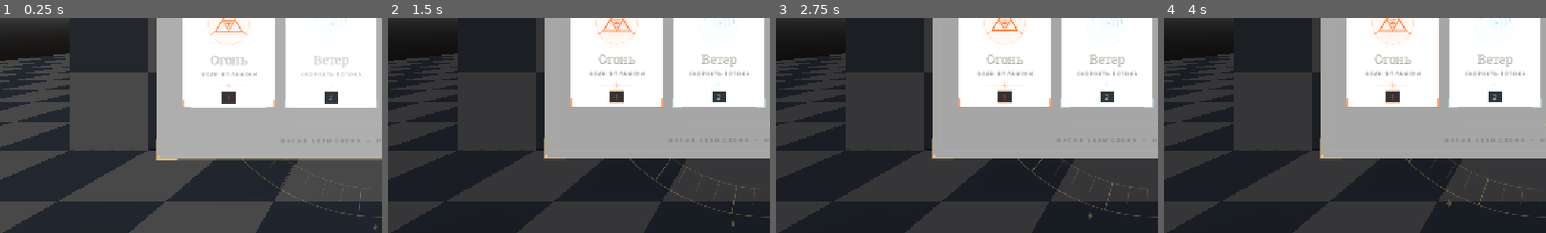
Above: before the commit, frames 1-4 (left to right).
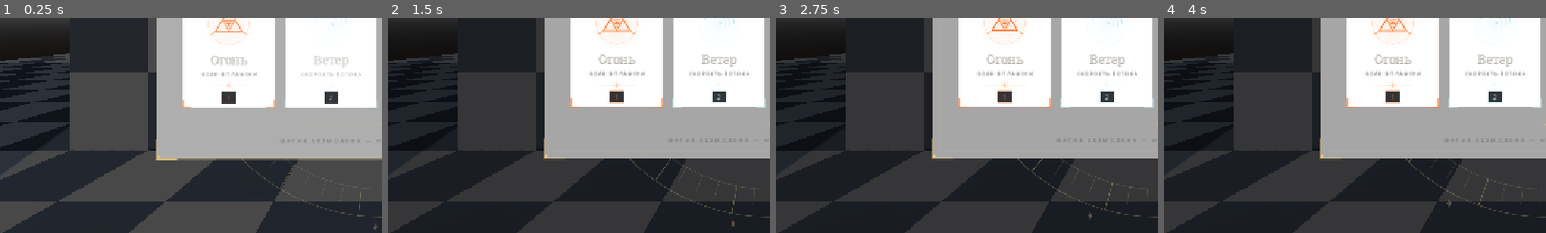
Above: after the commit, the same moments.

Repository: Tunwell1/test-game
Game: Godot game, scene res://main.tscn
Same seed, same stepped clock (60 frames per second), same inputs: the game is played once before the commit and once after it.
Inputs (mouse positions are % of the whole screen's width and height, from its top left):
- Up to frame 1 (0.25 s): no input
- Up to frame 2 (1.5 s): tap Enter at 0.5 s; move the mouse to (72, 45) at 0.52 s; hold D (move_right) 0.53-1.28 s; tap E (interact) at 0.6 s; click (72, 45) at 0.67 s; tap Space (jump) at 0.77 s; move the mouse to (30, 55) at 1.27 s; hold S (move_back) from 1.28 s (still down); tap F (cast_spell) at 1.35 s
- Up to frame 3 (2.75 s): tap Space (jump) at 1.52 s; tap E (interact) at 1.55, 2.3 s; move the mouse to (60, 28) at 2.02 s; release S (move_back) at 2.03 s; hold D (move_right) from 2.03 s (still down); hold Ctrl (crouch) from 2.03 s (still down)
- Up to frame 4 (4 s): move the mouse to (45, 70) at 2.77 s; release D (move_right) at 2.78 s; release Ctrl (crouch) at 2.78 s; hold W (move_forward) 2.78-3.53 s; tap E (interact) at 2.85, 3.8 s; click (45, 70) at 2.92 s; tap Space (jump) at 3.02, 3.5, 3.77 s; move the mouse to (80, 65) at 3.52 s; hold A (move_left) from 3.53 s (still down); tap Q (next_spell) at 3.6 s
The pictures show only the part of the screen within x 0-50%, y 50-100%; the shares and areas given below are measured in that part.

The runs differ from the first frame. In frame 1, 4.4% of the frame differs, in the area x 0-19%, y 20-74%; in frame 2, less than 0.1%; in frame 3, less than 0.1%; in frame 4, less than 0.1%.

Commit message:
imported glb default wall

Diff:
--- a/main.tscn
+++ b/main.tscn
@@ -1,11 +1,11 @@
-[gd_scene load_steps=6 format=3 uid="uid://c8x4qvf0main1"]
+[gd_scene format=3 uid="uid://c8x4qvf0main1"]
 
-[ext_resource type="Material" uid="uid://checkerboardmat01" path="res://materials/checkerboard_mat.tres" id="1_mat"]
+[ext_resource type="Material" uid="uid://bi7gbvjcc7sbo" path="res://materials/checkerboard_mat.tres" id="1_mat"]
 [ext_resource type="PackedScene" uid="uid://bhi4jx35v07ov" path="res://player.tscn" id="2_player"]
-
-[ext_resource type="Script" path="res://Interactable.gd" id="3_interact"]
-[ext_resource type="Script" path="res://enemy.gd" id="4_enemy"]
-[ext_resource type="Script" path="res://enemy_health_overlay.gd" id="5_overlay"]
+[ext_resource type="Script" uid="uid://cwgtp0lhnuofk" path="res://Interactable.gd" id="3_interact"]
+[ext_resource type="Script" uid="uid://b1x4r37k0c073" path="res://enemy.gd" id="4_enemy"]
+[ext_resource type="Script" uid="uid://cnjr2p75ao1pj" path="res://enemy_health_overlay.gd" id="5_overlay"]
+[ext_resource type="PackedScene" uid="uid://bi1j5hedcmsdx" path="res://Wall.glb" id="6_7mycd"]
 
 [sub_resource type="ProceduralSkyMaterial" id="ProceduralSkyMaterial_1"]
 sky_horizon_color = Color(0.64625, 0.65575, 0.67075, 1)
@@ -48,94 +48,97 @@
 [sub_resource type="BoxShape3D" id="BoxShape_step"]
 size = Vector3(2, 0.25, 0.6)
 
-[node name="Main" type="Node3D"]
+[node name="Main" type="Node3D" unique_id=586953403]
 
-[node name="WorldEnvironment" type="WorldEnvironment" parent="."]
+[node name="WorldEnvironment" type="WorldEnvironment" parent="." unique_id=169900406]
 environment = SubResource("Environment_1")
 
-[node name="DirectionalLight3D" type="DirectionalLight3D" parent="."]
+[node name="DirectionalLight3D" type="DirectionalLight3D" parent="." unique_id=319603576]
 transform = Transform3D(0.866025, -0.25, 0.433013, 0, 0.866025, 0.5, -0.5, -0.433013, 0.75, 0, 10, 0)
 shadow_enabled = true
 
-[node name="EnemyA" type="CharacterBody3D" parent="."]
+[node name="EnemyA" type="CharacterBody3D" parent="." unique_id=1147502110]
 transform = Transform3D(1, 0, 0, 0, 1, 0, 0, 0, 1, -8, 0.1, 6)
 script = ExtResource("4_enemy")
 patrol_offsets = Array[Vector3]([Vector3(0, 0, 0), Vector3(6, 0, 0)])
 
-[node name="EnemyB" type="CharacterBody3D" parent="."]
+[node name="EnemyB" type="CharacterBody3D" parent="." unique_id=1584138069]
 transform = Transform3D(1, 0, 0, 0, 1, 0, 0, 0, 1, 8, 0.1, -8)
 script = ExtResource("4_enemy")
 patrol_offsets = Array[Vector3]([Vector3(0, 0, 0), Vector3(0, 0, 6), Vector3(-5, 0, 6)])
 
-[node name="Player" parent="." instance=ExtResource("2_player")]
+[node name="Player" parent="." unique_id=541604900 instance=ExtResource("2_player")]
 transform = Transform3D(1, 0, 0, 0, 1, 0, 0, 0, 1, 0, 0.1, 0)
 
-[node name="Floor" type="StaticBody3D" parent="."]
+[node name="Floor" type="StaticBody3D" parent="." unique_id=421905340]
 transform = Transform3D(1, 0, 0, 0, 1, 0, 0, 0, 1, 0, -0.5, 0)
 
-[node name="MeshInstance3D" type="MeshInstance3D" parent="Floor"]
+[node name="MeshInstance3D" type="MeshInstance3D" parent="Floor" unique_id=751991865]
 mesh = SubResource("BoxMesh_floor")
 
-[node name="CollisionShape3D" type="CollisionShape3D" parent="Floor"]
+[node name="CollisionShape3D" type="CollisionShape3D" parent="Floor" unique_id=1018803777]
 shape = SubResource("BoxShape_floor")
 
-[node name="BoxLeft" type="StaticBody3D" parent="."]
+[node name="BoxLeft" type="StaticBody3D" parent="." unique_id=1548733277]
+transform = Transform3D(1, 0, 0, 0, 1, 0, 0, 0, 1, -3, 1, -4)
 collision_layer = 4
-transform = Transform3D(1, 0, 0, 0, 1, 0, 0, 0, 1, -3, 1, -4)
 script = ExtResource("3_interact")
 
-[node name="MeshInstance3D" type="MeshInstance3D" parent="BoxLeft"]
+[node name="MeshInstance3D" type="MeshInstance3D" parent="BoxLeft" unique_id=1040693522]
 mesh = SubResource("BoxMesh_box")
 
-[node name="CollisionShape3D" type="CollisionShape3D" parent="BoxLeft"]
+[node name="CollisionShape3D" type="CollisionShape3D" parent="BoxLeft" unique_id=1997848562]
 shape = SubResource("BoxShape_box")
 
-[node name="BoxRight" type="StaticBody3D" parent="."]
+[node name="BoxRight" type="StaticBody3D" parent="." unique_id=1774281862]
+transform = Transform3D(1, 0, 0, 0, 1, 0, 0, 0, 1, 3, 1, -4)
 collision_layer = 4
-transform = Transform3D(1, 0, 0, 0, 1, 0, 0, 0, 1, 3, 1, -4)
 script = ExtResource("3_interact")
 
-[node name="MeshInstance3D" type="MeshInstance3D" parent="BoxRight"]
+[node name="MeshInstance3D" type="MeshInstance3D" parent="BoxRight" unique_id=347324519]
 mesh = SubResource("BoxMesh_box")
 
-[node name="CollisionShape3D" type="CollisionShape3D" parent="BoxRight"]
+[node name="CollisionShape3D" type="CollisionShape3D" parent="BoxRight" unique_id=1092668638]
 shape = SubResource("BoxShape_box")
 
-[node name="LowCeiling" type="StaticBody3D" parent="."]
+[node name="LowCeiling" type="StaticBody3D" parent="." unique_id=1548379742]
 transform = Transform3D(1, 0, 0, 0, 1, 0, 0, 0, 1, 0, 1.4, -4)
 
-[node name="MeshInstance3D" type="MeshInstance3D" parent="LowCeiling"]
+[node name="MeshInstance3D" type="MeshInstance3D" parent="LowCeiling" unique_id=65150600]
 mesh = SubResource("BoxMesh_ceil")
 
-[node name="CollisionShape3D" type="CollisionShape3D" parent="LowCeiling"]
+[node name="CollisionShape3D" type="CollisionShape3D" parent="LowCeiling" unique_id=1761116681]
 shape = SubResource("BoxShape_ceil")
 
-[node name="Stair1" type="StaticBody3D" parent="."]
+[node name="Stair1" type="StaticBody3D" parent="." unique_id=1608271421]
 transform = Transform3D(1, 0, 0, 0, 1, 0, 0, 0, 1, 0, 0.125, 4)
 
-[node name="MeshInstance3D" type="MeshInstance3D" parent="Stair1"]
+[node name="MeshInstance3D" type="MeshInstance3D" parent="Stair1" unique_id=1041697306]
 mesh = SubResource("BoxMesh_step")
 
-[node name="CollisionShape3D" type="CollisionShape3D" parent="Stair1"]
+[node name="CollisionShape3D" type="CollisionShape3D" parent="Stair1" unique_id=74319841]
 shape = SubResource("BoxShape_step")
 
-[node name="Stair2" type="StaticBody3D" parent="."]
+[node name="Stair2" type="StaticBody3D" parent="." unique_id=1166908576]
 transform = Transform3D(1, 0, 0, 0, 1, 0, 0, 0, 1, 0, 0.25, 4.6)
 
-[node name="MeshInstance3D" type="MeshInstance3D" parent="Stair2"]
+[node name="MeshInstance3D" type="MeshInstance3D" parent="Stair2" unique_id=1184916226]
 mesh = SubResource("BoxMesh_step")
 
-[node name="CollisionShape3D" type="CollisionShape3D" parent="Stair2"]
+[node name="CollisionShape3D" type="CollisionShape3D" parent="Stair2" unique_id=828083167]
 shape = SubResource("BoxShape_step")
 
-[node name="Stair3" type="StaticBody3D" parent="."]
+[node name="Stair3" type="StaticBody3D" parent="." unique_id=220744081]
 transform = Transform3D(1, 0, 0, 0, 1, 0, 0, 0, 1, 0, 0.375, 5.2)
 
-[node name="MeshInstance3D" type="MeshInstance3D" parent="Stair3"]
+[node name="MeshInstance3D" type="MeshInstance3D" parent="Stair3" unique_id=481056032]
 mesh = SubResource("BoxMesh_step")
 
-[node name="CollisionShape3D" type="CollisionShape3D" parent="Stair3"]
+[node name="CollisionShape3D" type="CollisionShape3D" parent="Stair3" unique_id=2109731390]
 shape = SubResource("BoxShape_step")
 
-[node name="EnemyHealthOverlay" type="CanvasLayer" parent="."]
+[node name="EnemyHealthOverlay" type="CanvasLayer" parent="." unique_id=1864914020]
 script = ExtResource("5_overlay")
+
+[node name="Wall" parent="." unique_id=1595900180 instance=ExtResource("6_7mycd")]
+transform = Transform3D(1, 0, 0, 0, 1, 0, 0, 0, 1, -6.8060164, 0.016867638, -1.0951858)
Binary file added: Wall.glb
Not shown, added: Wall.glb.import
Not shown, added: enemy_health_overlay.gd.uid
Not shown, added: tests/smoke_gameplay.gd.uid
